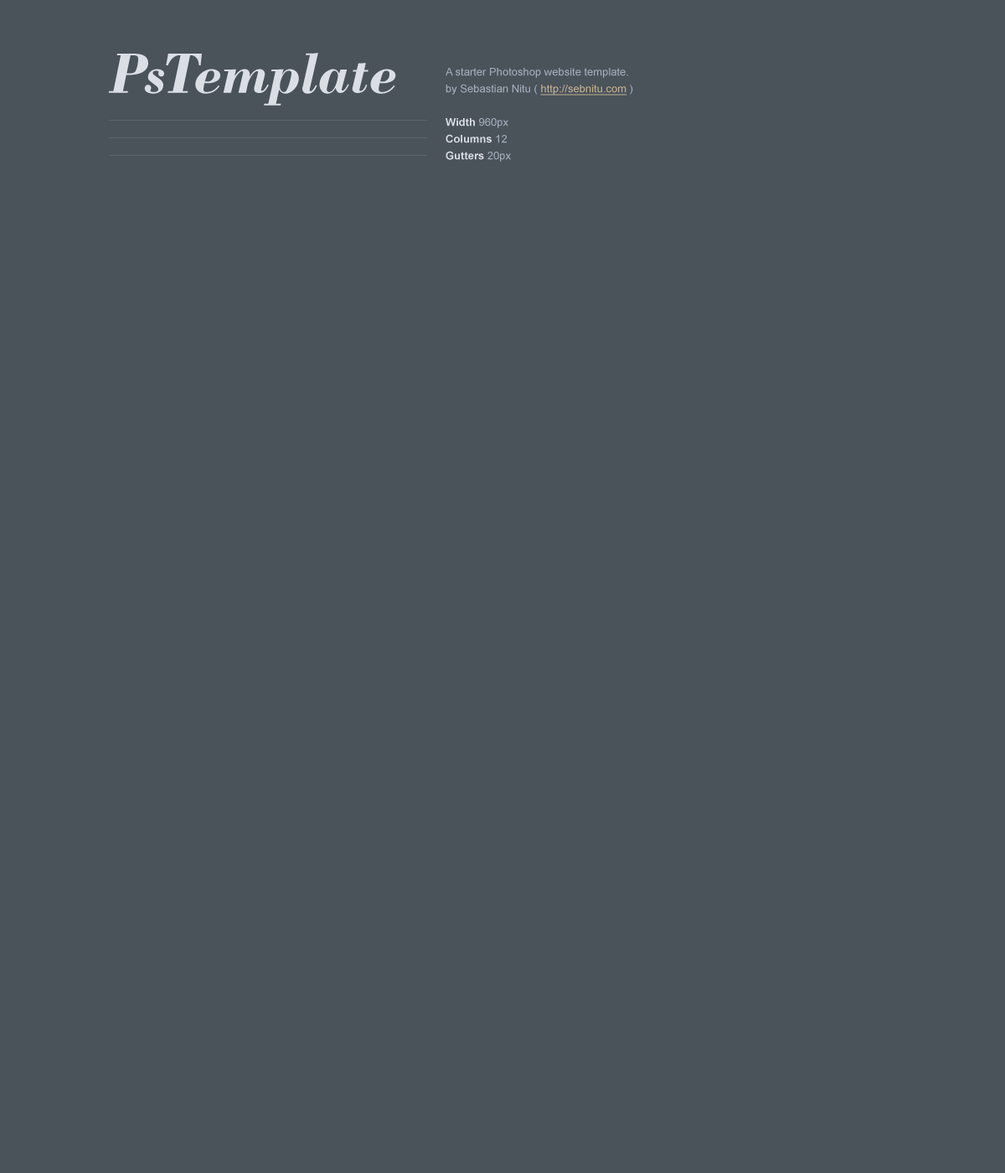
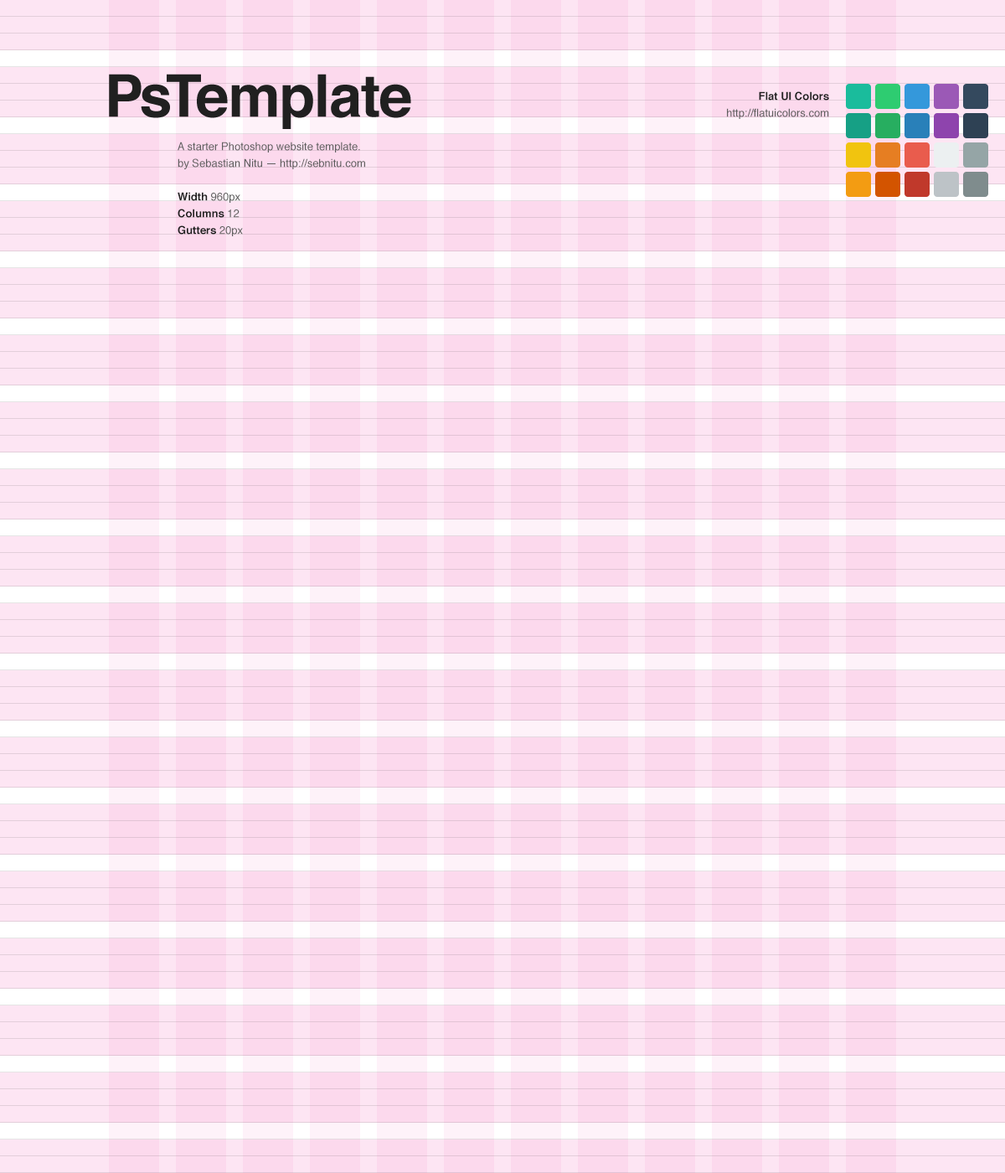
The second w=1005, h=1173 image is a revision of the first. Changes to its layers:
renamed "A starter Photoshop website template. by Sebastian Nitu ( http:" to "A starter Photoshop website template. by Sebastian Nitu — http:", painted on it over (x1=177, y1=67, x2=634, y2=237)
added group "Base Line-Height" with 1 layers in group "PsTemplate" over (x1=0, y1=15, x2=1005, y2=1173)
added layer "20px" (10%) in group "Base Line-Height" over (x1=0, y1=15, x2=1005, y2=1173)
showed group "Columns" (12 layers) over (x1=108, y1=0, x2=897, y2=1173)
painted on "Golumn 1", masked it over (x1=108, y1=0, x2=160, y2=1173)
painted on "Golumn 2", masked it over (x1=175, y1=0, x2=227, y2=1173)
painted on "Golumn 3", masked it over (x1=242, y1=0, x2=294, y2=1173)
painted on "Golumn 4", masked it over (x1=310, y1=0, x2=361, y2=1173)
painted on "Golumn 5", masked it over (x1=377, y1=0, x2=428, y2=1173)
painted on "Golumn 6", masked it over (x1=444, y1=0, x2=495, y2=1173)
painted on "Golumn 7", masked it over (x1=511, y1=0, x2=562, y2=1173)
painted on "Golumn 8", masked it over (x1=578, y1=0, x2=629, y2=1173)
painted on "Golumn 9", masked it over (x1=645, y1=0, x2=696, y2=1173)
painted on "Golumn 10", masked it over (x1=712, y1=0, x2=763, y2=1173)
painted on "Golumn 11", masked it over (x1=779, y1=0, x2=830, y2=1173)
painted on "Golumn 12", masked it over (x1=846, y1=0, x2=897, y2=1173)
added group "Rows" with 18 layers in group "PsTemplate" over (x1=0, y1=0, x2=1005, y2=1173)
added layer "Row 1" in group "Rows" over (x1=0, y1=0, x2=1005, y2=51)
added layer "Row 2" in group "Rows" over (x1=0, y1=67, x2=1005, y2=118)
added layer "White" in group "Background" over (x1=0, y1=0, x2=1005, y2=1173)
added layer "Dark Gray" in group "Background" over (x1=0, y1=0, x2=1005, y2=1173)
added layer "Big Cartel Bg" in group "Background" over (x1=0, y1=0, x2=1005, y2=1173)
…and 48 more changes (44 added, 1 opacity, 2 painted, 2 removed, 1 renamed, 1 stack, 1 visibility)
